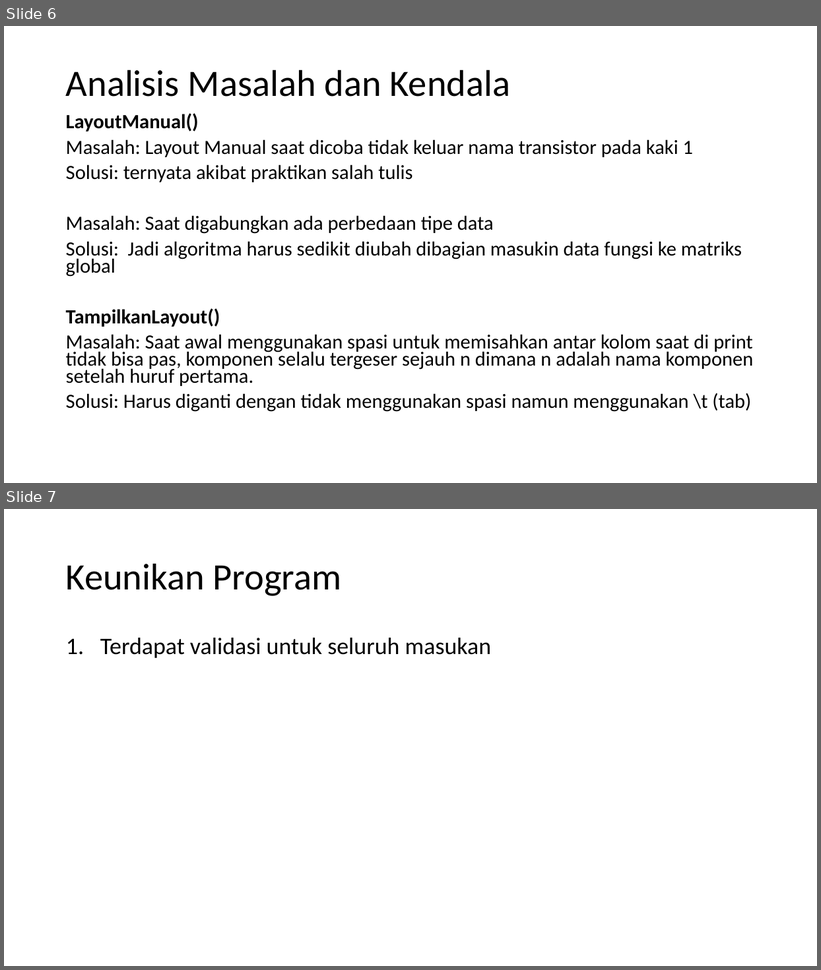
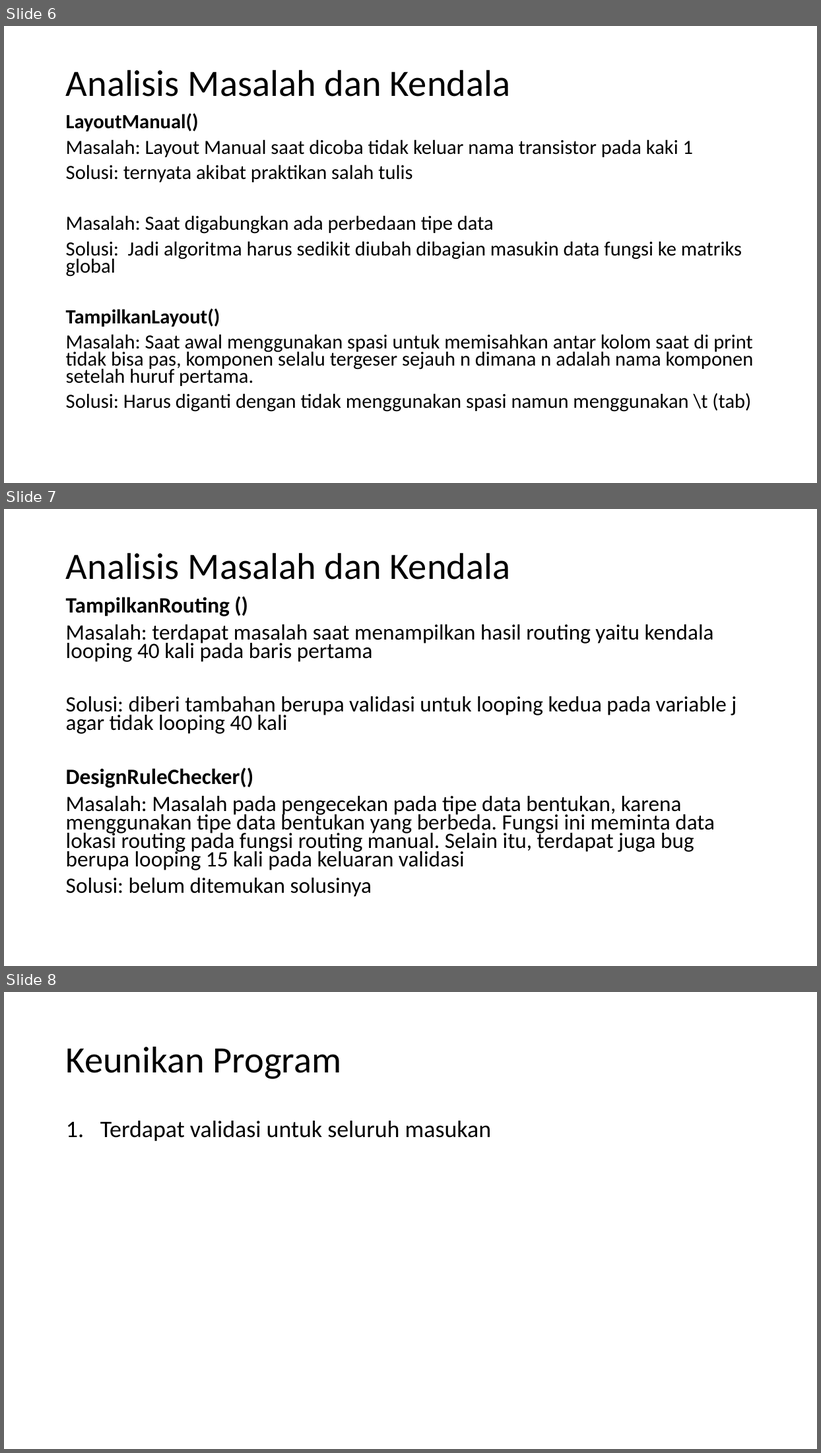
Before and after one commit to Kyunianti19/Tubes_PPMC, a slide deck: Presentasi Tugas Besar PPMC.pptx. Shown one above the other, each under a label of ours: slides 6 and 7 before the commit, slides 6, 7 and 8 after it. The pictures are 821x970 and 821x1453 pixels, drawn with LibreOffice and Linux fonts; fonts in the diff are those of the drawing. Boxes give left, top, right and bottom in pixels: in the first picture for what was removed or moved away, otherwise in the second. Text is boxed around its words. In the diff, an @@ line names an element or a change of style, - is before the commit and + after.

Commit message:
Hasil Demo/presentasi

```diff
--- a/Presentasi Tugas Besar PPMC.pptx
+++ b/Presentasi Tugas Besar PPMC.pptx
@@ slide 7 added at <box>4,509,817,966</box>, background #FFFFFF @@
@@ text added at <box>66,553,511,580</box>, 44 pt, text #000000 @@
+Analisis Masalah dan Kendala
@@ text added at <box>66,597,737,897</box>, 25.9 pt, text #000000 @@
+TampilkanRouting ()
+Masalah: terdapat masalah saat menampilkan hasil routing yaitu kendala looping 40 kali pada baris pertama
+Solusi: diberi tambahan berupa validasi untuk looping kedua pada variable j agar tidak looping 40 kali
+DesignRuleChecker()
+Masalah: Masalah pada pengecekan pada tipe data bentukan, karena menggunakan tipe data bentukan yang berbeda. Fungsi ini meminta data lokasi routing pada fungsi routing manual. Selain itu, terdapat juga bug berupa looping 15 kali pada keluaran validasi
+Solusi: belum ditemukan solusinya
@@ what was slide 7 is now slide 8 @@
```
Also in this commit, not shown: 12 slides changed, 4 other slides added, 10 other files.
